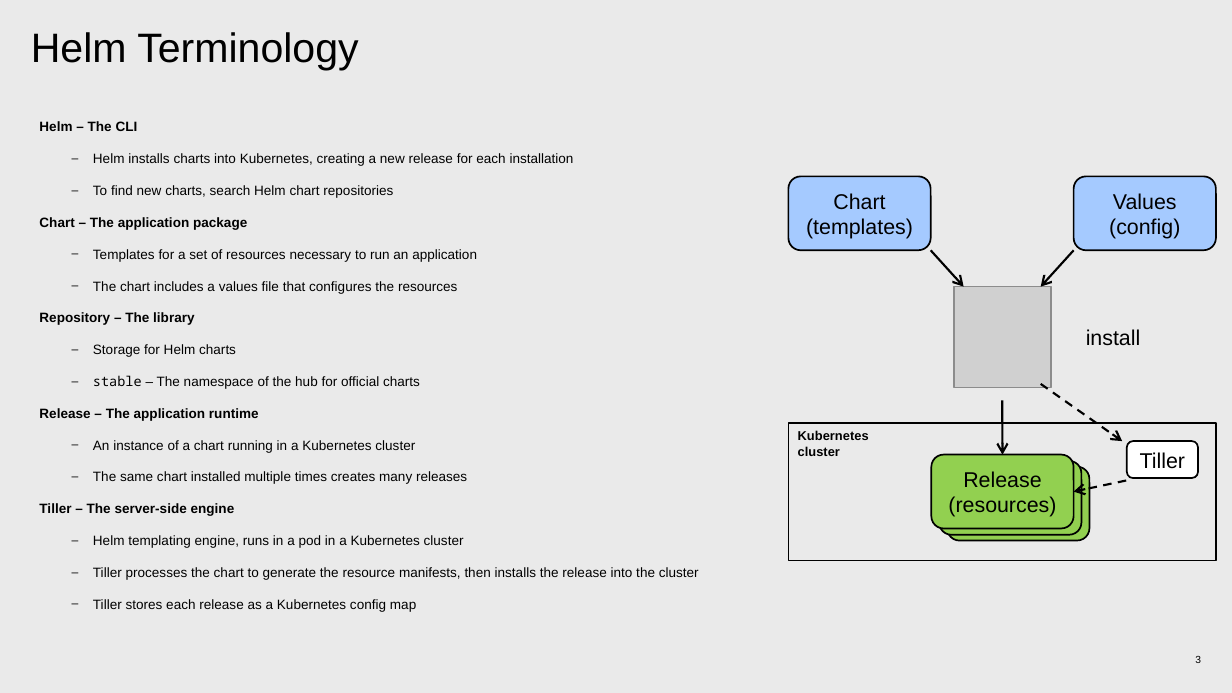
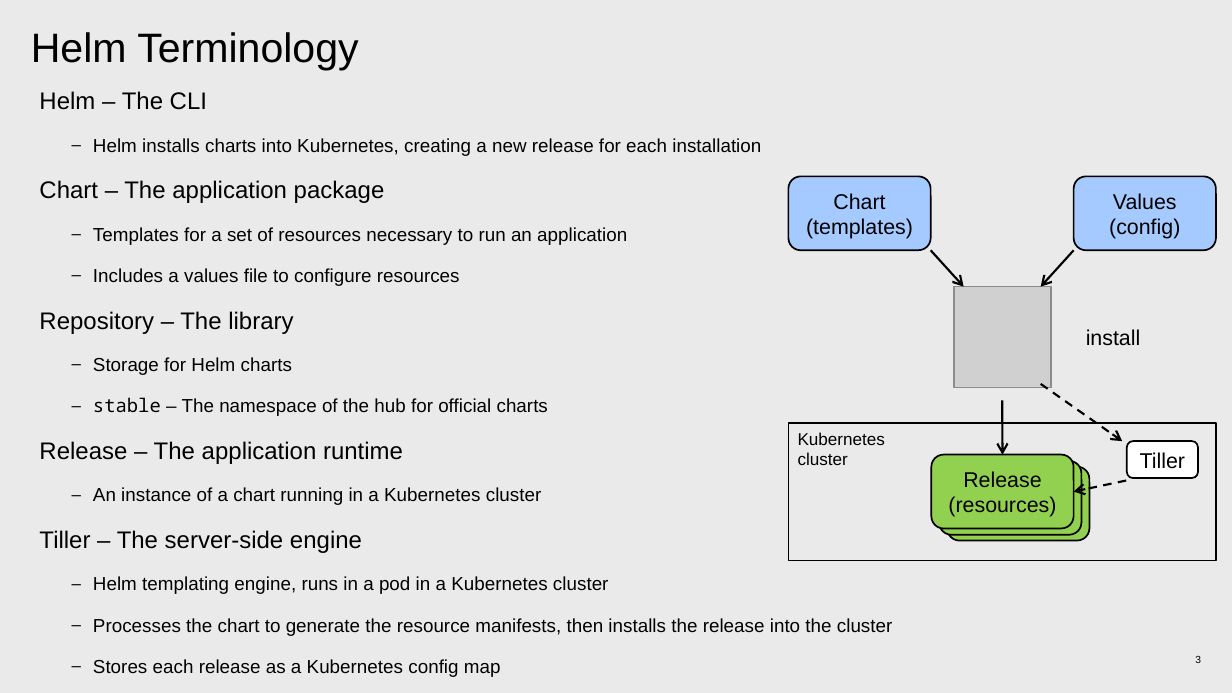
Before and after one commit to patrocinio/cloud-private-bootcamp, a slide deck: slide 3 of Units_development/Helm basics_AWG.pptx. Drawn at 1232x693 pixels with LibreOffice and Linux fonts; fonts in the diff are those of the drawing; grey boxes stand for pictures. Boxes give left, top, right and bottom in pixels: in the first picture for what was removed or moved away, otherwise in the second. Text is boxed around its words. In the diff, an @@ line names an element or a change of style, - is before the commit and + after.

```diff
--- a/Units_development/Helm basics_AWG.pptx
+++ b/Units_development/Helm basics_AWG.pptx
@@ text "Helm – The CLI": place and size @@
-text "Helm – The CLI" at box(39, 121, 699, 612)
+text "Helm – The CLI" at box(39, 91, 893, 677)
@@ text at box(39, 91, 761, 594): size 7.9 to 14 pt, bold off in "Helm – The CLI", "Chart – The application package", "Repository – The library", "Release – The application runtime" and 1 more places; size 7.9 to 11 pt in "Helm installs charts into Kubernetes, creating a ...", "Templates for a set of resources necessary ...", "Storage for Helm charts", "stable – The namespace of the hub ..." and 2 more places; line spacing 0.8 to 1 @@
@@ text at box(93, 185, 393, 198): paragraph removed @@
-  – To find new charts, search Helm chart repositories
@@ text at box(93, 268, 460, 286): text changed; size 7.9 to 11 pt @@
-  – The chart includes a values file that configures the resources
+  – Includes a values file to configure resources
@@ rectangle "Kubernetes cluster" at box(788, 424, 1216, 561): size 7.5 to 10 pt, bold off @@
@@ text at box(93, 471, 467, 484): paragraph removed @@
-  – The same chart installed multiple times creates many releases
@@ text at box(93, 618, 893, 677): text changed; size 7.9 to 11 pt @@
-  – Tiller processes the chart to generate the resource manifests, then installs the release into the cluster
-  – Tiller stores each release as a Kubernetes config map
+  – Processes the chart to generate the resource manifests, then installs the release into the cluster
+  – Stores each release as a Kubernetes config map
```
Also in this commit, not shown: 4 other slides changed, 5 slides added, 4 slides removed.
